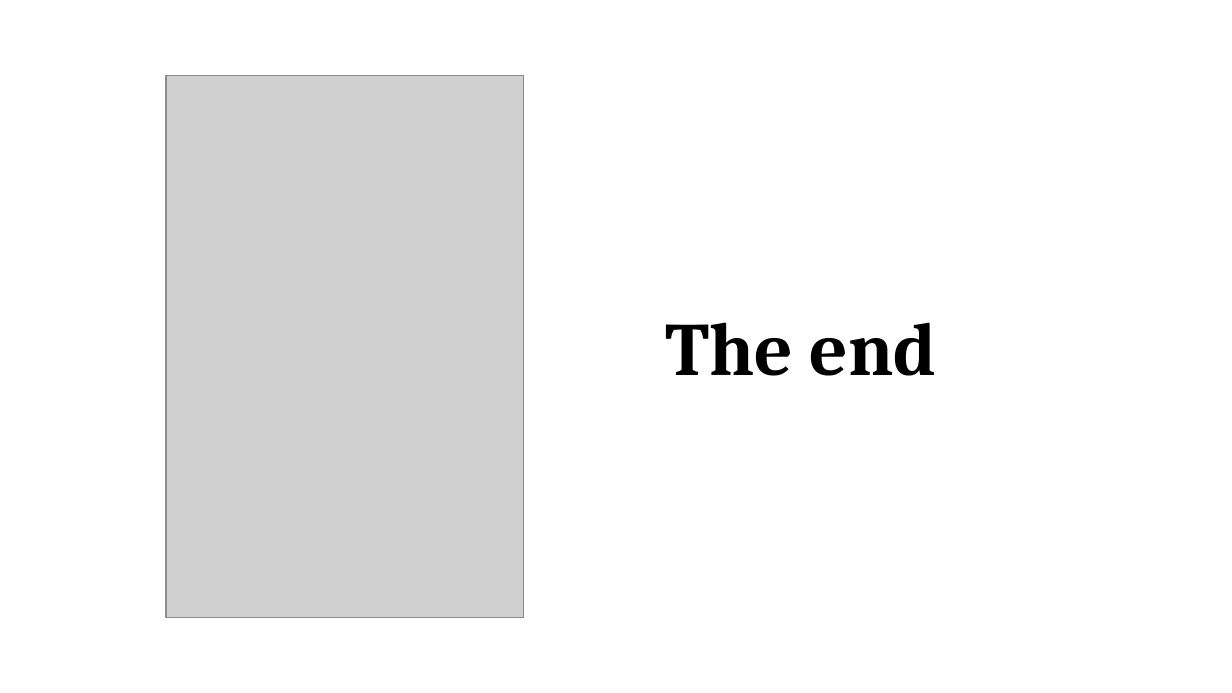
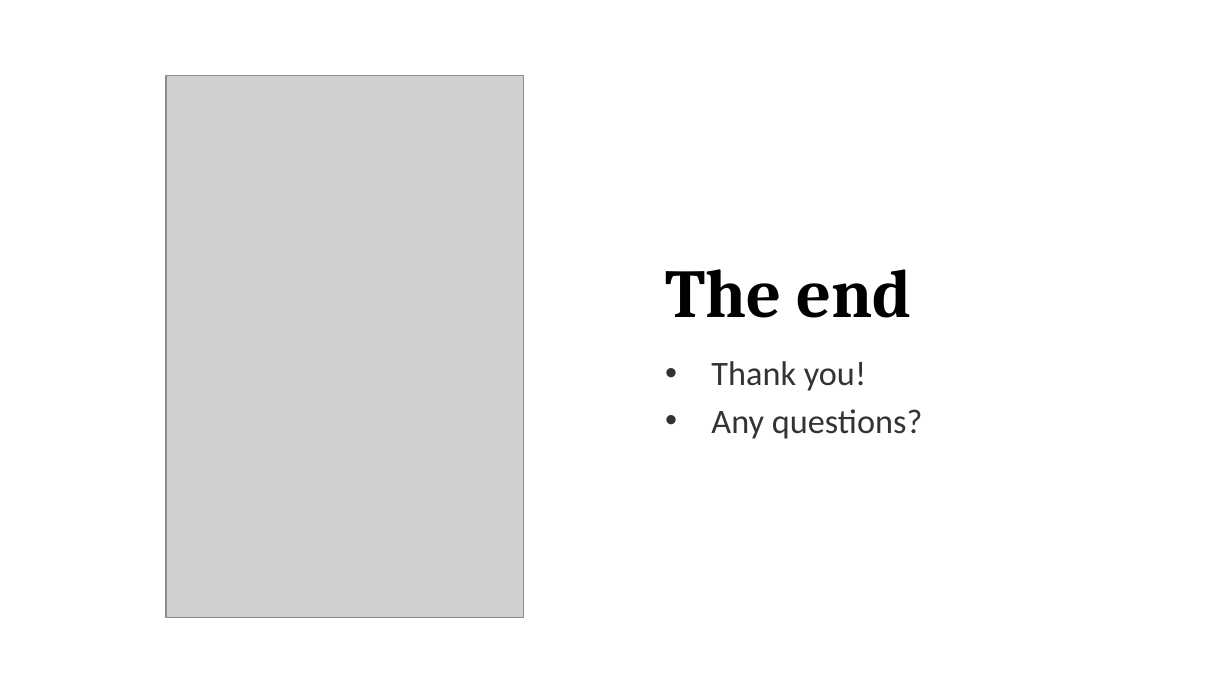
Before and after one commit to promilek2/Najs, a slide deck: slide 8 of Linus_Torvalds.pptx. Drawn at 1232x693 pixels with LibreOffice and Linux fonts; fonts in the diff are those of the drawing; grey boxes stand for pictures. Boxes give left, top, right and bottom in pixels: in the first picture for what was removed or moved away, otherwise in the second. Text is boxed around its words. In the diff, an @@ line names an element or a change of style, - is before the commit and + after.

```diff
--- a/Linus_Torvalds.pptx
+++ b/Linus_Torvalds.pptx
@@ text at [665, 269, 911, 318]: size 44 to 40 pt in "The end"; more space between paragraphs @@
@@ text at [711, 361, 922, 439]: paragraphs added @@
+• Thank you!
+• Any questions?
```
Also in this commit, not shown: 5 other slides changed, 2 slides added, 2 slides removed, 2 other files.
